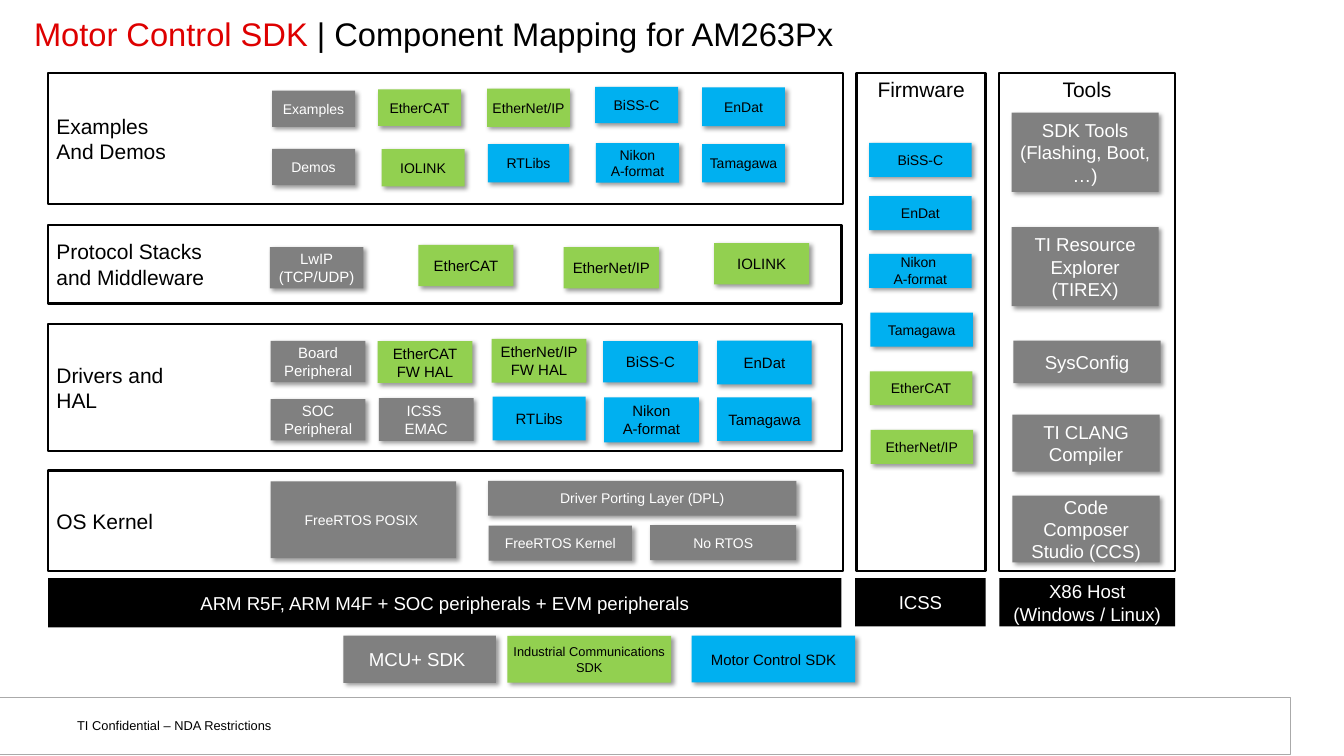
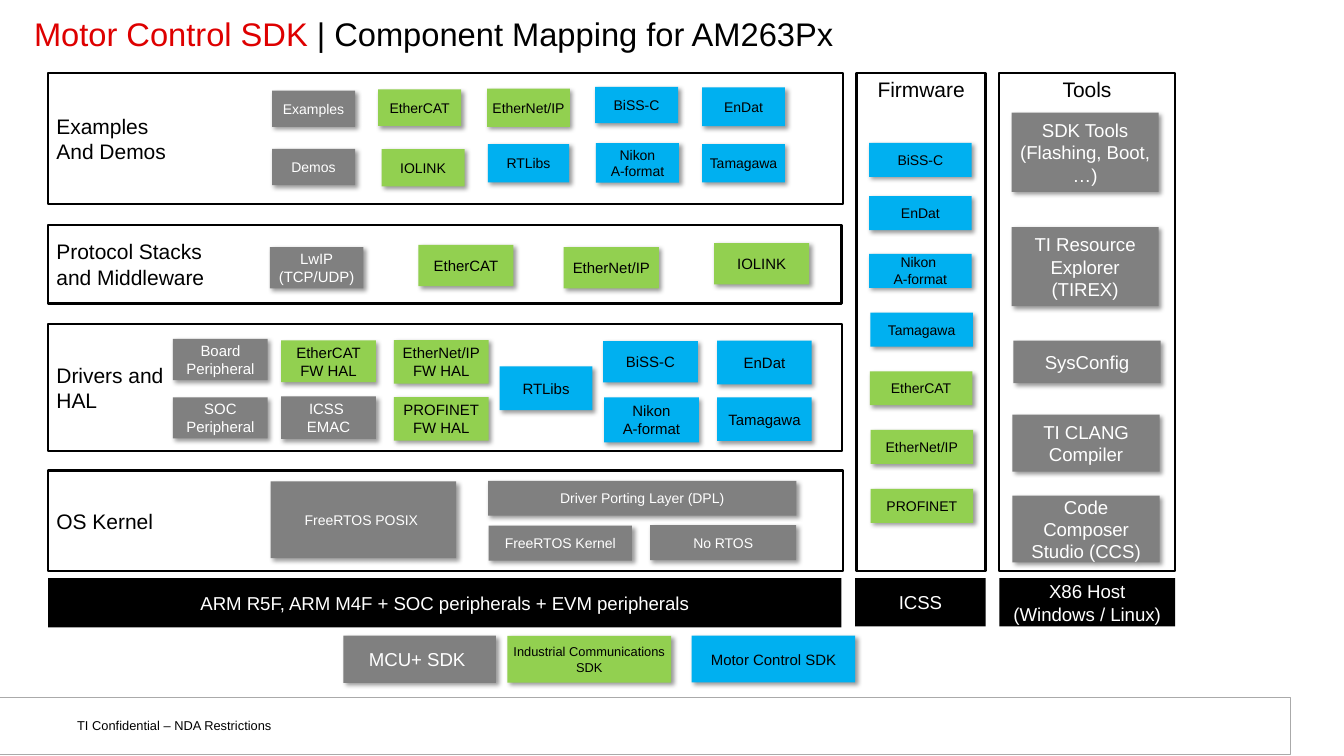
Before and after one commit to TexasInstruments/motor-control-sdk, a slide deck: slide 3 of docs_src/docs/api_guide/images/images.pptx. Drawn at 1344x756 pixels with LibreOffice and Linux fonts; fonts in the diff are those of the drawing; background and template pictures are left out. Boxes give left, top, right and bottom in pixels: in the first picture for what was removed or moved away, otherwise in the second. Text is boxed around its words. In the diff, an @@ line names an element or a change of style, - is before the commit and + after.

Commit message:
am263px: docs: Update block diagram
- Add PROFINET FWHAL and PROFINET Firmware

Fixes: PINDSW-9269

```diff
--- a/docs_src/docs/api_guide/images/images.pptx
+++ b/docs_src/docs/api_guide/images/images.pptx
@@ 4 rectangles: place and size @@
-4 rectangles at (270, 339, 586, 440)
+4 rectangles at (173, 339, 489, 438)
@@ rectangle "RTLibs": place and size @@
-rectangle "RTLibs" at (492, 396, 585, 440)
+rectangle "RTLibs" at (500, 366, 593, 410)
@@ rectangle "ICSS": place and size @@
-rectangle "ICSS" at (379, 398, 474, 441)
+rectangle "ICSS" at (281, 396, 376, 439)
@@ rectangle added at (394, 397, 489, 441), fill #92D050, 12.8 pt, text #000000 @@
+PROFINET
+FW HAL
@@ rectangle added at (871, 489, 974, 523), fill #92D050, 12 pt, text #000000 @@
+PROFINET
```
Also in this commit, not shown: 1 other file.
